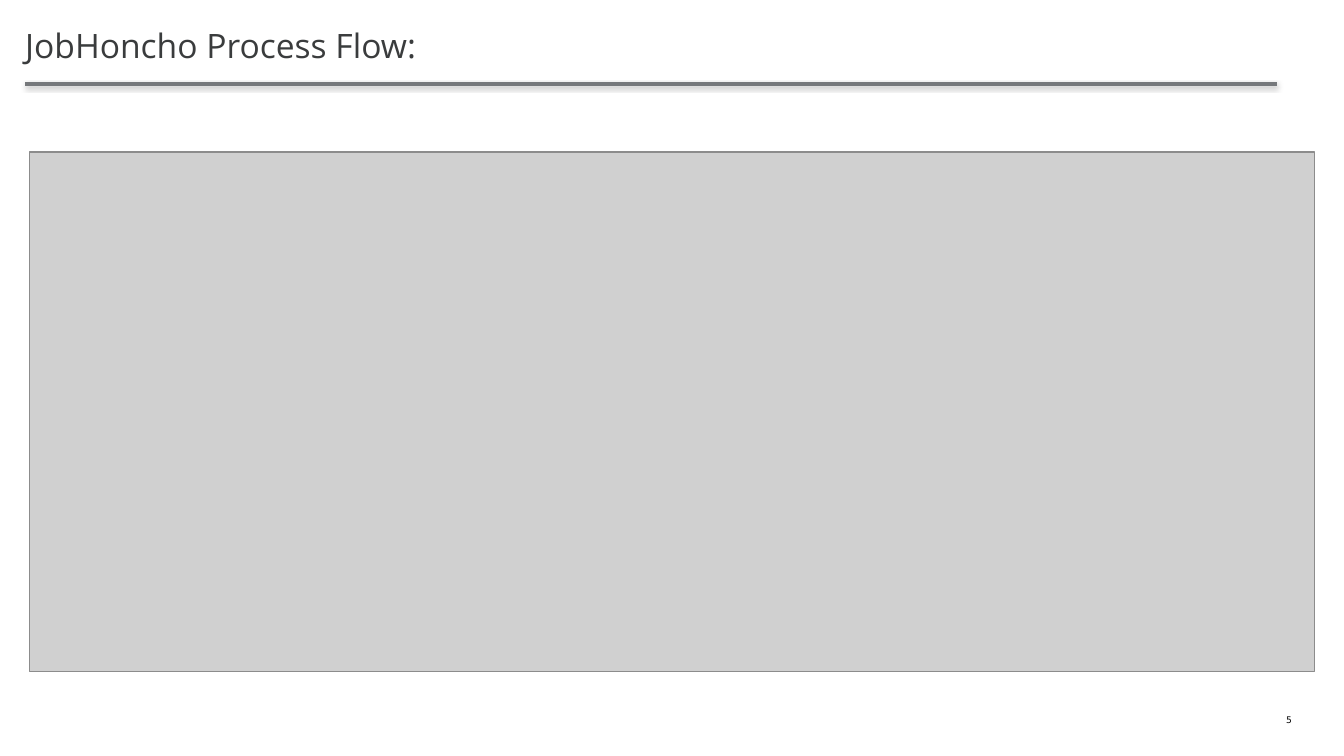
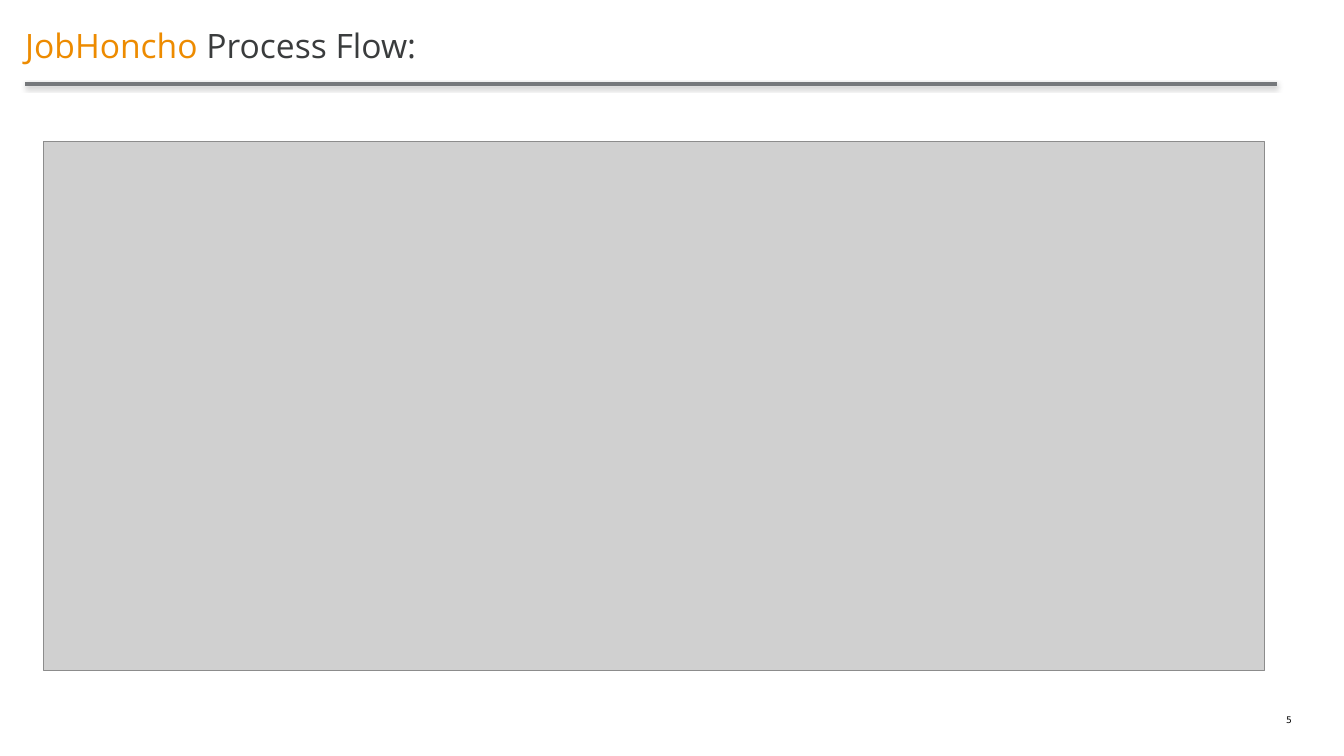
Before and after one commit to atadas10/JobHoncho, a slide deck: slide 5 of JobHoncho.pptx. Drawn at 1344x756 pixels with LibreOffice and Linux fonts; fonts in the diff are those of the drawing; grey boxes stand for pictures. Boxes give left, top, right and bottom in pixels: in the first picture for what was removed or moved away, otherwise in the second. Text is boxed around its words. In the diff, an @@ line names an element or a change of style, - is before the commit and + after.

```diff
--- a/JobHoncho.pptx
+++ b/JobHoncho.pptx
@@ title "JobHoncho Process Flow:" at (x1=25, y1=32, x2=417, y2=65): text colour #3A3C3E to #ED8B00 in "JobHoncho" @@
@@ picture resized from (x1=29, y1=152, x2=1314, y2=673) to (x1=43, y1=142, x2=1264, y2=671) @@
```
Also in this commit, not shown: 7 other slides changed, 2 slides added.
